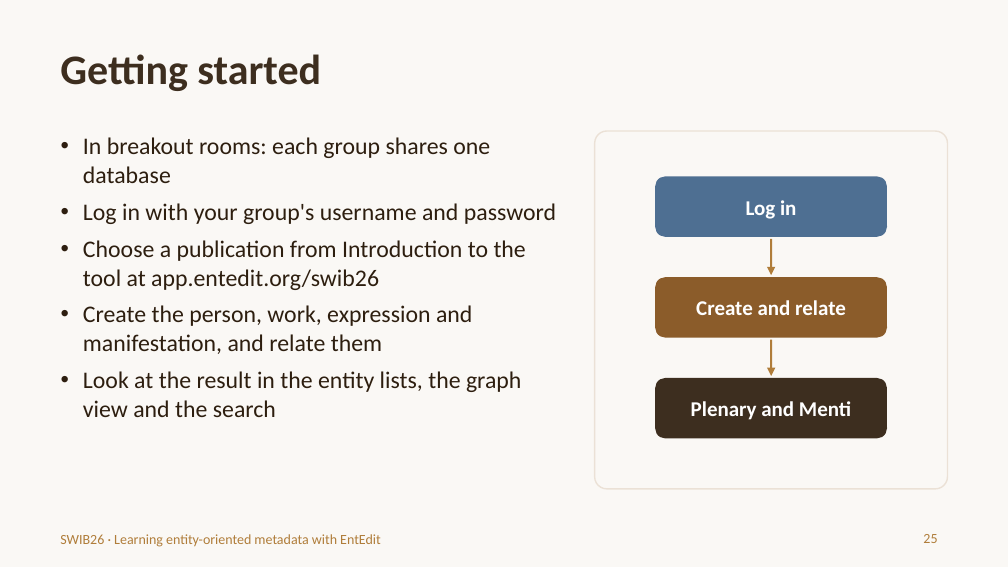
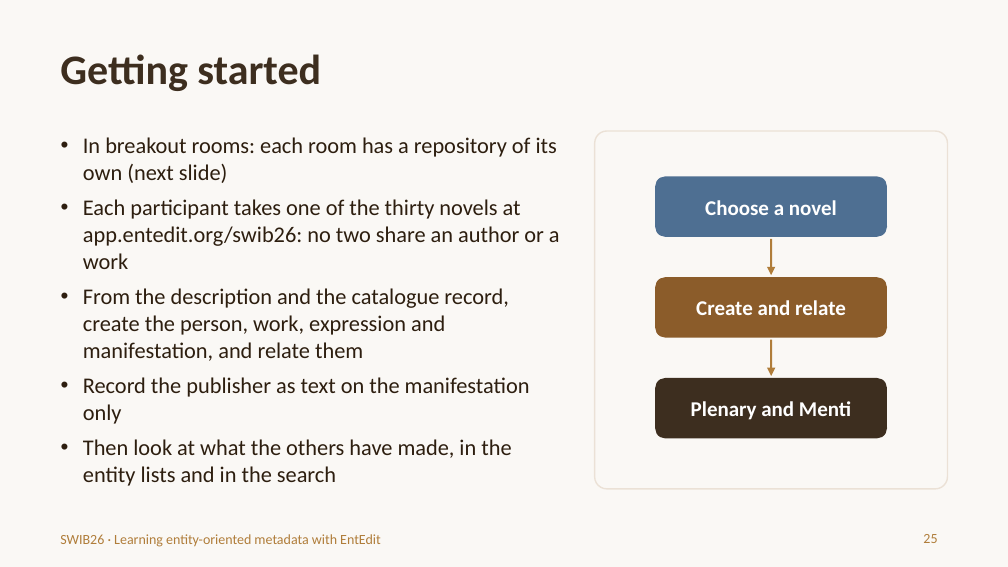
Before and after one commit to trondaal/EntEdit, a slide deck: slide 25 of swib26/EntEdit-SWIB26-introduction.pptx. Drawn at 1008x567 pixels with LibreOffice and Linux fonts; fonts in the diff are those of the drawing. Boxes give left, top, right and bottom in pixels: in the first picture for what was removed or moved away, otherwise in the second. Text is boxed around its words. In the diff, an @@ line names an element or a change of style, - is before the commit and + after.

```diff
--- a/swib26/EntEdit-SWIB26-introduction.pptx
+++ b/swib26/EntEdit-SWIB26-introduction.pptx
@@ text at (x1=83, y1=137, x2=560, y2=486): text changed; size 17 to 16 pt @@
-• In breakout rooms: each group shares one database
-• Log in with your group's username and password
-• Choose a publication from Introduction to the tool at app.entedit.org/swib26
-• Create the person, work, expression and manifestation, and relate them
-• Look at the result in the entity lists, the graph view and the search
+• In breakout rooms: each room has a repository of its own (next slide)
+• Each participant takes one of the thirty novels at app.entedit.org/swib26: no two share an author or a work
+• From the description and the catalogue record, create the person, work, expression and manifestation, and relate them
+• Record the publisher as text on the manifestation only
+• Then look at what the others have made, in the entity lists and in the search
@@ text at (x1=705, y1=200, x2=837, y2=215): text changed @@
-Log in
+Choose a novel
```
Also in this commit, not shown: 1 other slide changed, 4 slides added.
